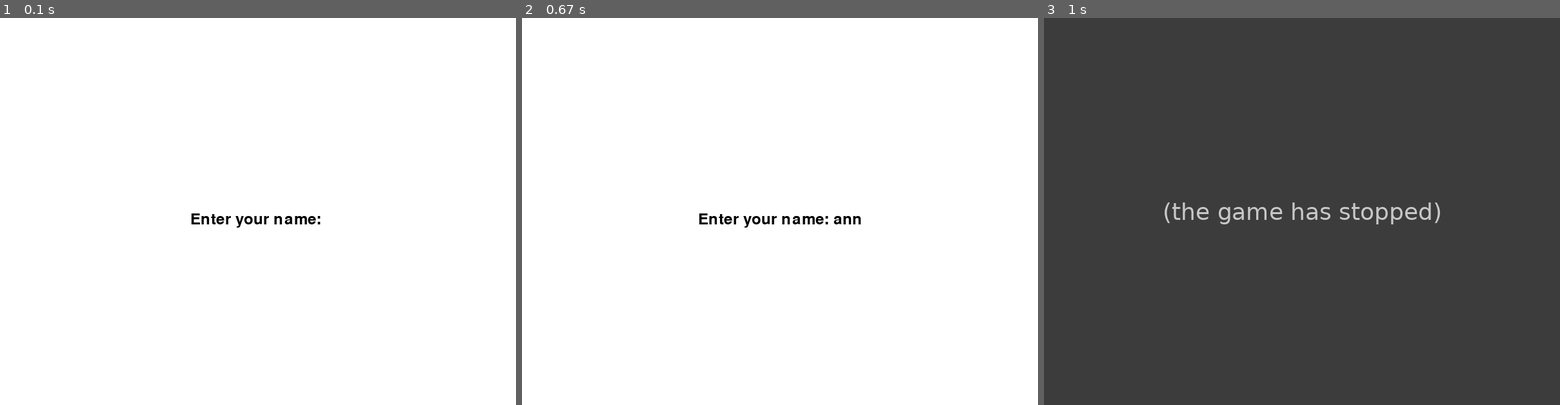
Above: before the commit, frames 1-3 (left to right).
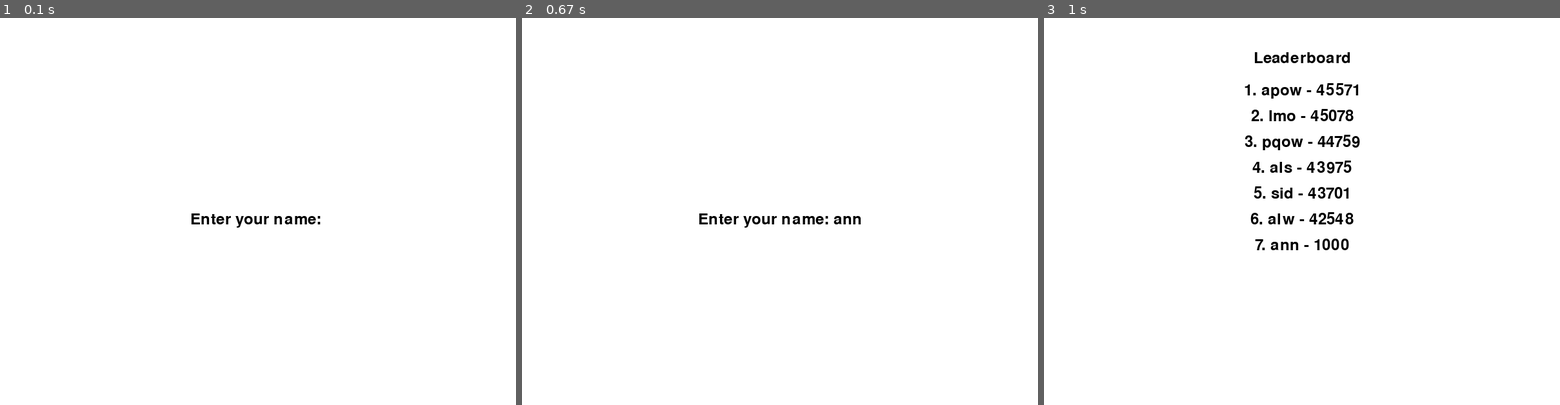
Above: after the commit, the same moments.

Repository: disisid17/DanceOff
Game: pygame game, started from leaderboardtest.py
Same seed, same stepped clock (60 frames per second), same inputs: the game is played once before the commit and once after it.
Inputs:
- Up to frame 1 (0.1 s): no input
- Up to frame 2 (0.67 s): type "ann" at 0.33 s
- Up to frame 3 (1 s): tap Enter at 0.67 s

Frames 1-2 are identical in both runs. In frame 3, 100% of the frame differs, in the area x 0-100%, y 0-100%.
Error before the commit: ValueError: invalid literal for int() with base 10: 'Score' (leaderboardtest.py line 46); the game stopped at 0.7 s (later frames are placeholders)

Commit message:
leaderboard updates

Diff:
--- a/leaderboard.csv
+++ b/leaderboard.csv
@@ -1,2 +1,6 @@
-Name,Score,,,,,
-,,,,,,
+sid,43701
+als,43975
+alw,42548
+lmo,45078
+apow,45571
+pqow,44759
--- a/leaderboardtest.py
+++ b/leaderboardtest.py
@@ -38,9 +38,9 @@
 
 # Function to read leaderboard from CSV file
 def read_leaderboard():
-    if not os.path.exists("leaderboard.csv"):
+    if not os.path.exists("./DanceOff/leaderboard.csv"):
         return None
-    with open("leaderboard.csv", "r") as file:
+    with open("./DanceOff/leaderboard.csv", "r") as file:
         reader = csv.reader(file)
         leaderboard = list(reader)
     leaderboard.sort(key=lambda x: int(x[1]), reverse=True)  # Sort by score
@@ -48,12 +48,12 @@
 
 # Function to write score to leaderboard CSV
 def write_to_leaderboard(name, score):
-    with open("leaderboard.csv", "a", newline="") as file:
+    with open("./DanceOff/leaderboard.csv", "a", newline="") as file:
         writer = csv.writer(file)
         writer.writerow([name, score])
 
 # Main function
-def nameToBoard(score):
+def main(score):
     running = True
     name = ""
     clock = pygame.time.Clock()
@@ -80,12 +80,12 @@
         pygame.display.flip()
         clock.tick(30)
 
-
+    display_leaderboard()
 
 # Example usage:
-score = 5000  # Replace with your game's score
-nameToBoard(score)
-display_leaderboard()
+score = 1000  # Replace with your game's score
+main(score)
+
 # Wait for a while before closing
 pygame.time.delay(5000)
 pygame.quit()
--- a/maingame.py
+++ b/maingame.py
@@ -12,6 +12,8 @@
 import random
 from random import choice
 import time
+import csv
+import os
 from credits import credit
 
 WHITE = (255, 255, 255)
@@ -318,9 +320,9 @@
     return [easy_button, medium_button, hard_button,info,cred]
 
 def read_leaderboard():
-    if not os.path.exists("leaderboard.csv"):
+    if not os.path.exists("./DanceOff/leaderboard.csv"):
         return None
-    with open("leaderboard.csv", "r") as file:
+    with open("./DanceOff/leaderboard.csv", "r") as file:
         reader = csv.reader(file)
         leaderboard = list(reader)
     leaderboard.sort(key=lambda x: int(x[1]), reverse=True)  # Sort by score
@@ -328,9 +330,25 @@
 
 # Function to write score to leaderboard CSV
 def write_to_leaderboard(name, score):
-    with open("leaderboard.csv", "a", newline="") as file:
+    with open("./DanceOff/leaderboard.csv", "a", newline="") as file:
         writer = csv.writer(file)
         writer.writerow([name, score])
+
+def display_leaderboard():
+    screen.fill(WHITE)
+    texer("Leaderboard",48,RED,400,20)
+
+    leaderboard = read_leaderboard()
+    if leaderboard:
+        y = 100
+        for idx, entry in enumerate(leaderboard[:10]):
+            texer(f"{idx+1}. {entry[0]} - {entry[1]}",48,RED,400,y)
+            y += 40
+    else:
+        no_data_text = font.render("No data available", True, BLACK)
+        screen.blit(no_data_text, (WIDTH // 2 - no_data_text.get_width() // 2, 100))
+
+    pygame.display.flip()
 
 """ def level_select_screen():
     screen.fill(BLUE)
@@ -361,7 +379,7 @@
                     name += event.unicode
 
         screen.fill(WHITE)
-        texer("Enter your name: " + name, 48,RED,200,400)
+        texer("Enter your name: " + name, 48,RED,400,400)
         pygame.display.flip()
         clock.tick(30)
 
@@ -375,7 +393,7 @@
     dif = 0
     lev = 0
     buttons = create_buttons()
-    levs = level_select_screen()
+    #levs = level_select_screen()
     welc = Button(300, 50, 200, 100, WHITE, "Welcome to Dance-off!", RED, fonts=60)
 
 
@@ -551,7 +569,7 @@
         ex = Button(720, 20, 50, 50, WHITE, "x", fonts = 36,alt = True)
         ex.draw(screen)
 
-        for num,word in enumerate(credit[0:50]):
+        for num,word in enumerate(credit[:50]):
             try:
                 cols[num]
             except IndexError:
@@ -711,12 +729,37 @@
 def endgame(psco):
     screen.fill(WHITE)
     ex = False
+    start = time.time()
     while ex == False:
+        mouse_pos = pygame.mouse.get_pos()
         screen.fill(WHITE)
         text = f"Final Score: {psco}"
         texer(text,96,RED,600,200)
+        yes = Button(100,400,200,50,WHITE,text = "YES",fonts = 36,oc = GREEN)
+        no = Button(500,400,200,50,WHITE,text = "NO",fonts = 36,oc = RED)
+        buttons = [yes,no]
+
+        for button in buttons:
+                if button.is_hover(mouse_pos):
+                    button.color = HOVER
+                else:
+                    button.color = WHITE
+
+                button.draw(screen)
         pygame.display.flip()
         for event in pygame.event.get():
+            if event.type == pygame.MOUSEBUTTONDOWN:
+                for button in buttons:
+                    if button.is_hover(mouse_pos) and button.make:
+                            if button.text == 'YES':
+                                    nameToBoard(int(round(psco,0)))
+                                    while time.time() - start < 25:
+
+                                        display_leaderboard()
+
+                            elif button.text == 'NO':
+                                    ex = true
+                                    break
             if event.type == pygame.QUIT:
                 ex = True
                 break
